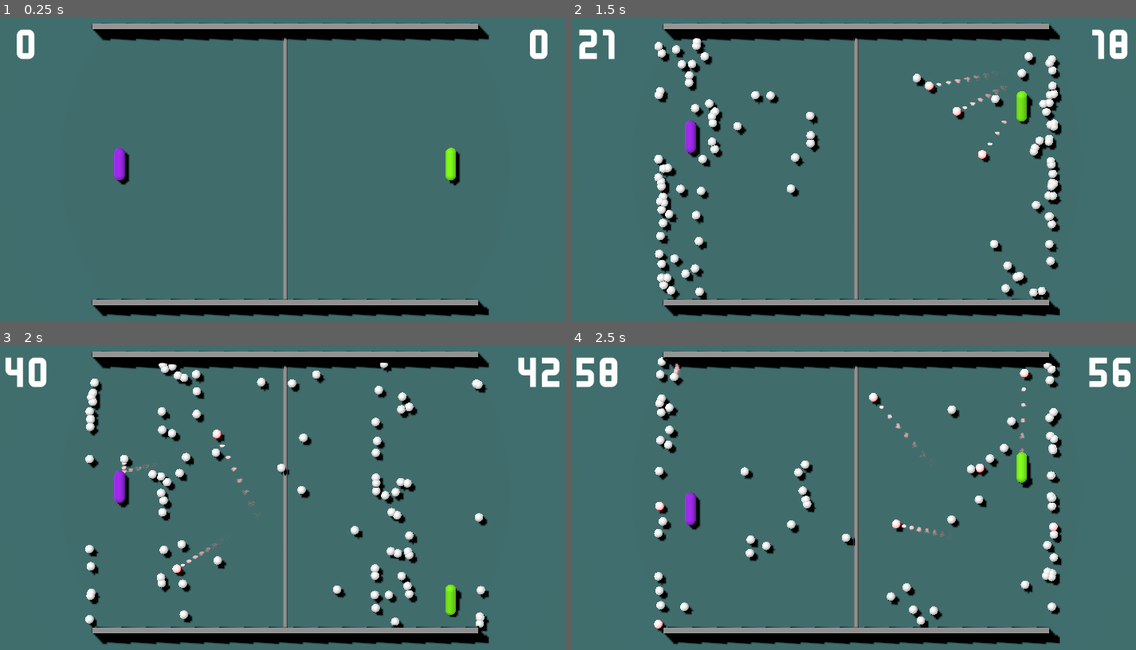
Above: before the commit, frames 1-4 (two rows, left to right).
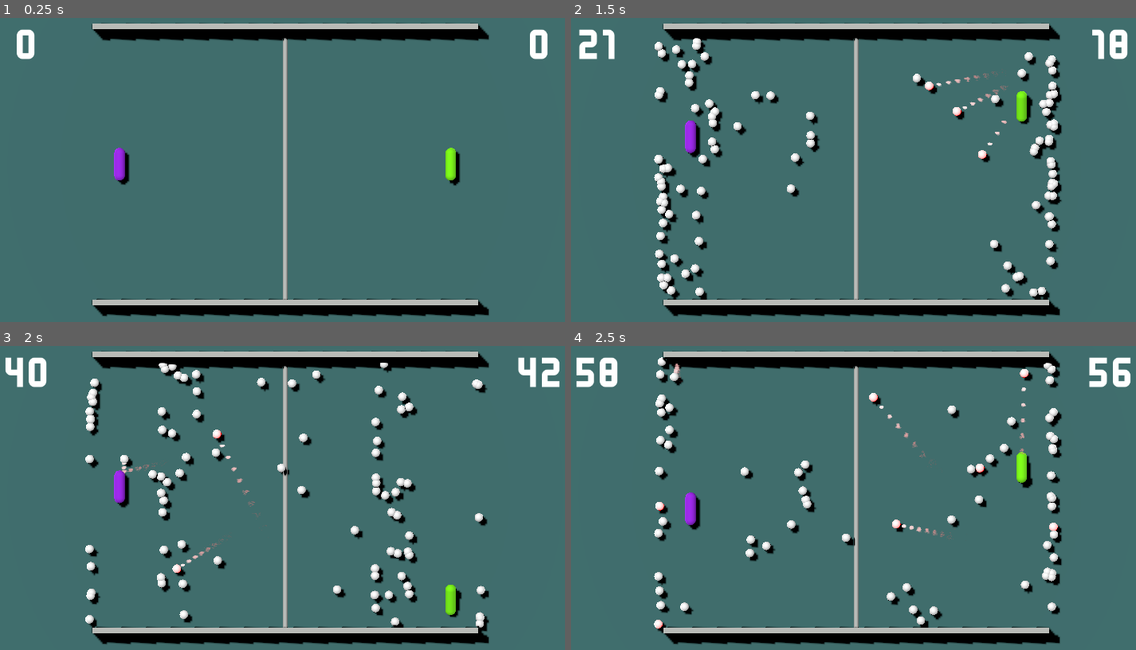
Above: after the commit, the same moments.

Repository: 5tr1k3r/tier_01_pong
Game: Godot game, scene res://game/main.tscn
Same seed, same stepped clock (60 frames per second), same inputs: the game is played once before the commit and once after it.
Inputs:
- Up to frame 1 (0.25 s): no input
- Up to frame 2 (1.5 s): tap Enter (ui_accept) at 0.5, 0.77 s; hold Up (p1_move_up) 0.53-1.28 s; tap S (p2_move_down) at 0.6 s; hold Down (p1_move_down) from 1.28 s (still down); tap W (p2_move_up) at 1.35 s
- Up to frame 3 (2 s): keep holding Down (p1_move_down); tap Enter (ui_accept) at 1.52 s
- Up to frame 4 (2.5 s): release Down (p1_move_down) at 2.03 s; hold Up (p1_move_up) from 2.03 s (still down); tap S (p2_move_down) at 2.1 s

The runs differ from the first frame. In frame 1, 3.2% of the frame differs, in the area x 16-85%, y 1-95%; in frame 2, 3.2%; in frame 3, 3.2%; in frame 4, 3.2%.

Commit message:
use non-default materials for walls and divider

Diff:
--- a/game/arena/arena.tscn
+++ b/game/arena/arena.tscn
@@ -11,7 +11,11 @@
 material = SubResource("StandardMaterial3D_7dm0k")
 size = Vector3(30, 1, 30)
 
+[sub_resource type="StandardMaterial3D" id="StandardMaterial3D_ayqyn"]
+albedo_color = Color(0.74, 0.75, 0.735, 1)
+
 [sub_resource type="CylinderMesh" id="CylinderMesh_444vf"]
+material = SubResource("StandardMaterial3D_ayqyn")
 top_radius = 0.04
 bottom_radius = 0.04
 height = 5.0
--- a/game/arena/wall/wall.tscn
+++ b/game/arena/wall/wall.tscn
@@ -1,9 +1,11 @@
-[gd_scene load_steps=5 format=3 uid="uid://cxgdekfokh31n"]
+[gd_scene load_steps=6 format=3 uid="uid://cxgdekfokh31n"]
 
 [ext_resource type="PhysicsMaterial" uid="uid://cwsnaj80qwdkx" path="res://game/resources/bouncy_material.tres" id="1_mq3ft"]
 [ext_resource type="Script" uid="uid://c0t8dt8xgeuh3" path="res://game/arena/wall/wall.gd" id="2_f4qfa"]
+[ext_resource type="Material" uid="uid://dhjwenhp3w662" path="res://game/arena/wall/wall_material.tres" id="3_f4qfa"]
 
 [sub_resource type="BoxMesh" id="BoxMesh_g21bf"]
+material = ExtResource("3_f4qfa")
 size = Vector3(7, 1.5, 0.1)
 
 [sub_resource type="BoxShape3D" id="BoxShape3D_ubfh8"]
--- /dev/null
+++ b/game/arena/wall/wall_material.tres
@@ -0,0 +1,4 @@
+[gd_resource type="StandardMaterial3D" format=3 uid="uid://dhjwenhp3w662"]
+
+[resource]
+albedo_color = Color(0.741176, 0.74902, 0.733333, 1)
Not shown: 1 places in game/arena/arena.tscn that only renumber resources
